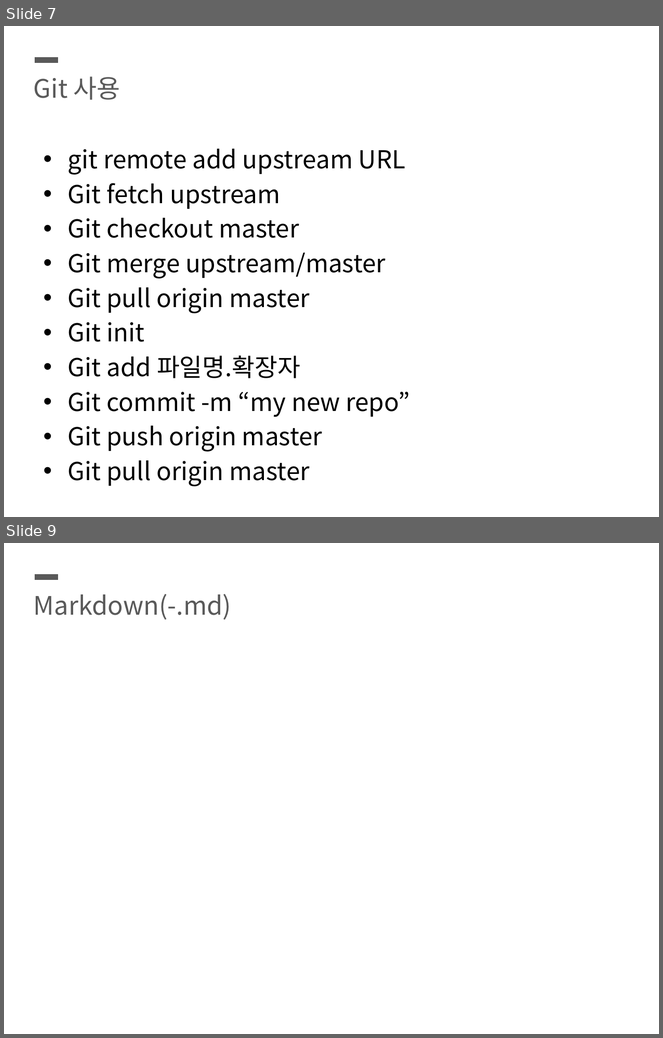
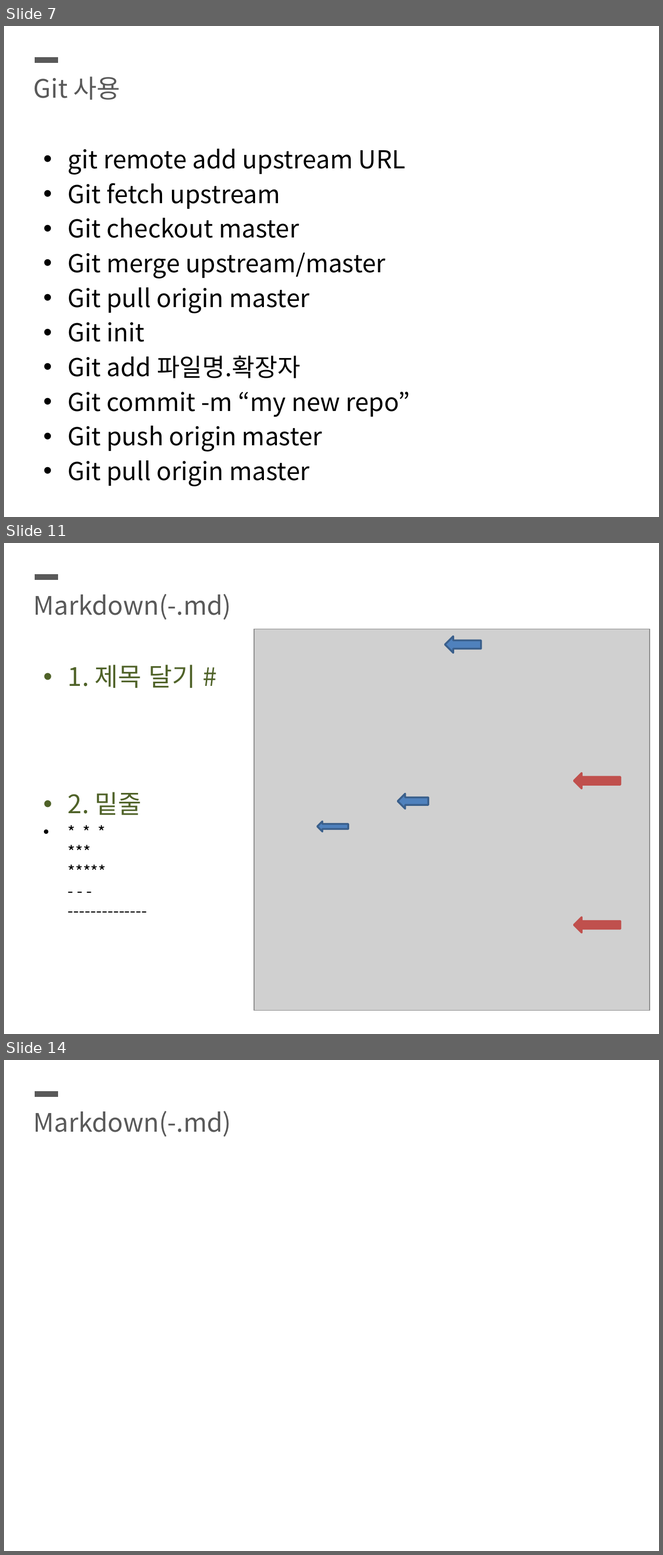
Before and after one commit to SeunghyunKing/OS_blue09, a slide deck: ppt.pptx. Shown one above the other, each under a label of ours: slides 7 and 9 before the commit, slides 7, 11 and 14 after it; the slides between them are not shown. The pictures are 663x1038 and 663x1555 pixels, drawn with LibreOffice and Linux fonts; fonts in the diff are those of the drawing; grey boxes stand for pictures. Boxes give left, top, right and bottom in pixels: in the first picture for what was removed or moved away, otherwise in the second. Text is boxed around its words. In the diff, an @@ line names an element or a change of style, - is before the commit and + after.

```diff
--- a/ppt.pptx
+++ b/ppt.pptx
@@ slide 11 added at [4, 543, 659, 1034], background #FFFFFF @@
@@ line added from (35, 577) to (59, 577), #595959 6 pt @@
@@ text added at [34, 594, 232, 620], 28 pt, text #595959 @@
+Markdown(-.md)
@@ picture added at [254, 629, 650, 1011] @@
@@ left arrow added at [445, 637, 481, 653], fill #4F81BD, outline #3A5F8C 2 pt @@
@@ text added at [68, 665, 195, 815], 18 pt, text #000000 @@
+• 1. 제목 달기 #
+• 2. 밑줄
+• * * *
+  ***
+  *****
+  - - -
+  --------------
@@ left arrow added at [574, 773, 621, 788], fill #C0504D, outline #C0504D 2 pt @@
@@ left arrow added at [398, 794, 428, 809], fill #4F81BD, outline #3A5F8C 2 pt @@
@@ left arrow added at [317, 822, 348, 832], fill #4F81BD, outline #3A5F8C 2 pt @@
@@ left arrow added at [574, 918, 621, 934], fill #C0504D, outline #C0504D 2 pt @@
@@ what was slide 9 is now slide 14 @@
```
Also in this commit, not shown: 1 slide changed, 6 other slides added.
